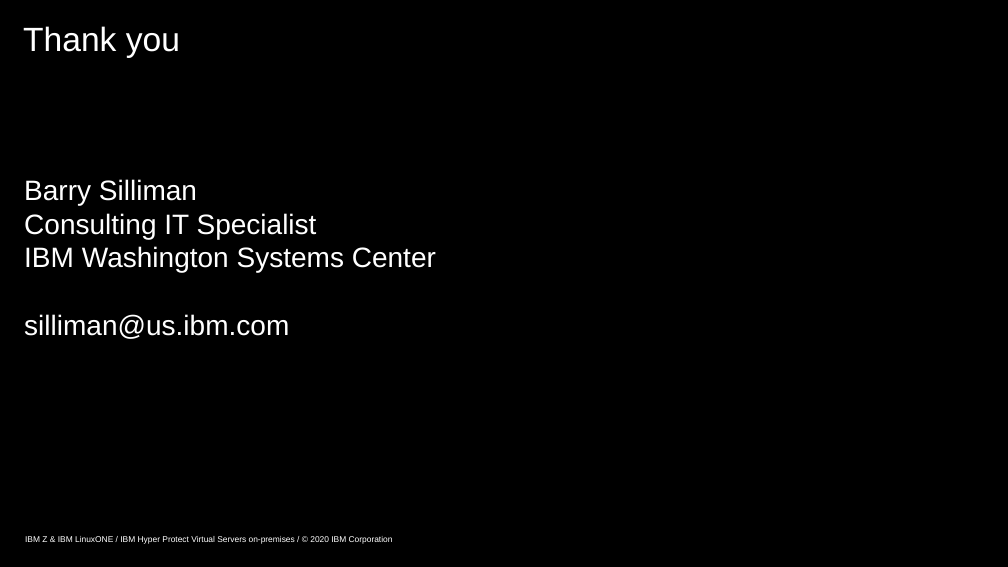
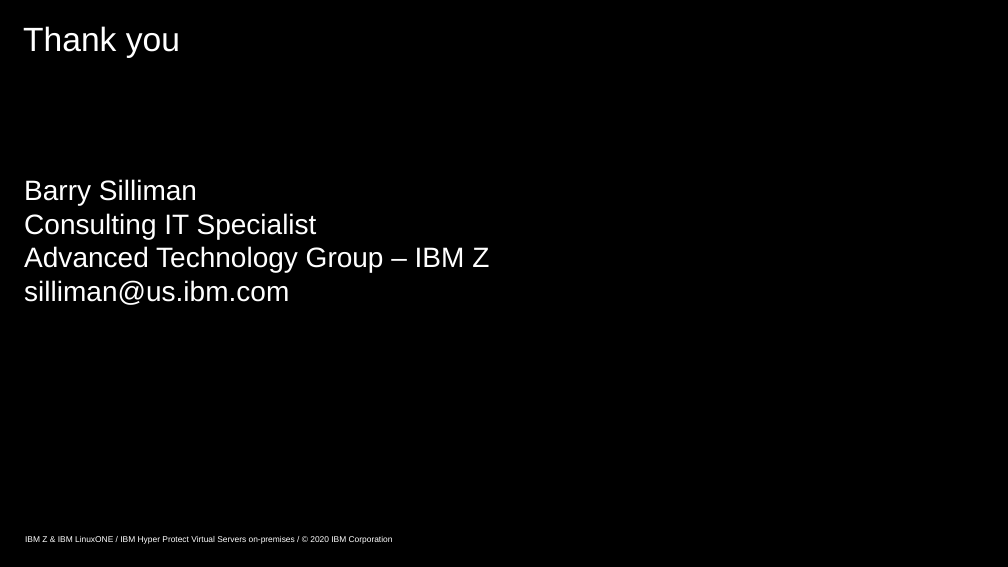
Before and after one commit to ibm-wsc/hyper-protect-virtual-servers-workshop, a slide deck: slide 5 of HPVS-Infra-Intro.pptx. Drawn at 1008x567 pixels with LibreOffice and Linux fonts; fonts in the diff are those of the drawing. Boxes give left, top, right and bottom in pixels: in the first picture for what was removed or moved away, otherwise in the second. Text is boxed around its words. In the diff, an @@ line names an element or a change of style, - is before the commit and + after.

```diff
--- a/HPVS-Infra-Intro.pptx
+++ b/HPVS-Infra-Intro.pptx
@@ text at box(24, 246, 489, 273): text changed @@
-IBM Washington Systems Center
+Advanced Technology Group – IBM Z
```
Also in this commit, not shown: 1 other slide changed, 6 other files.
